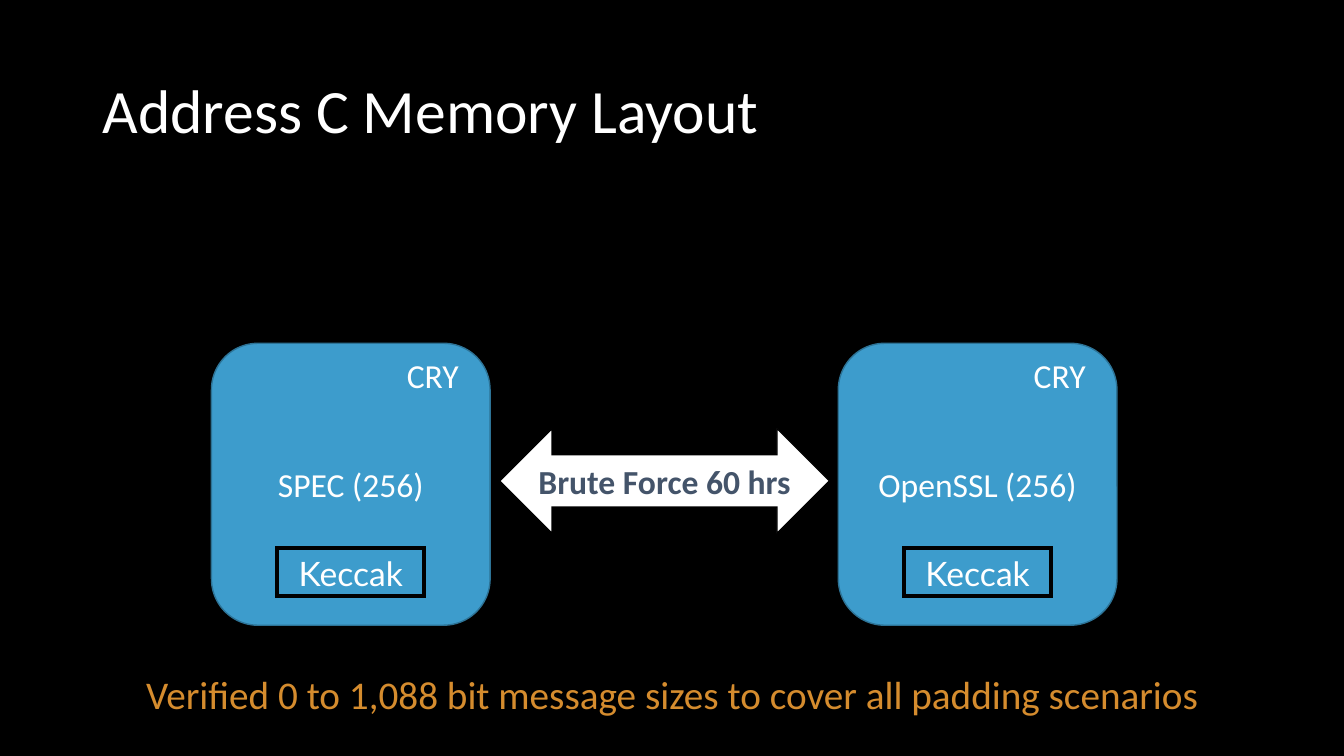
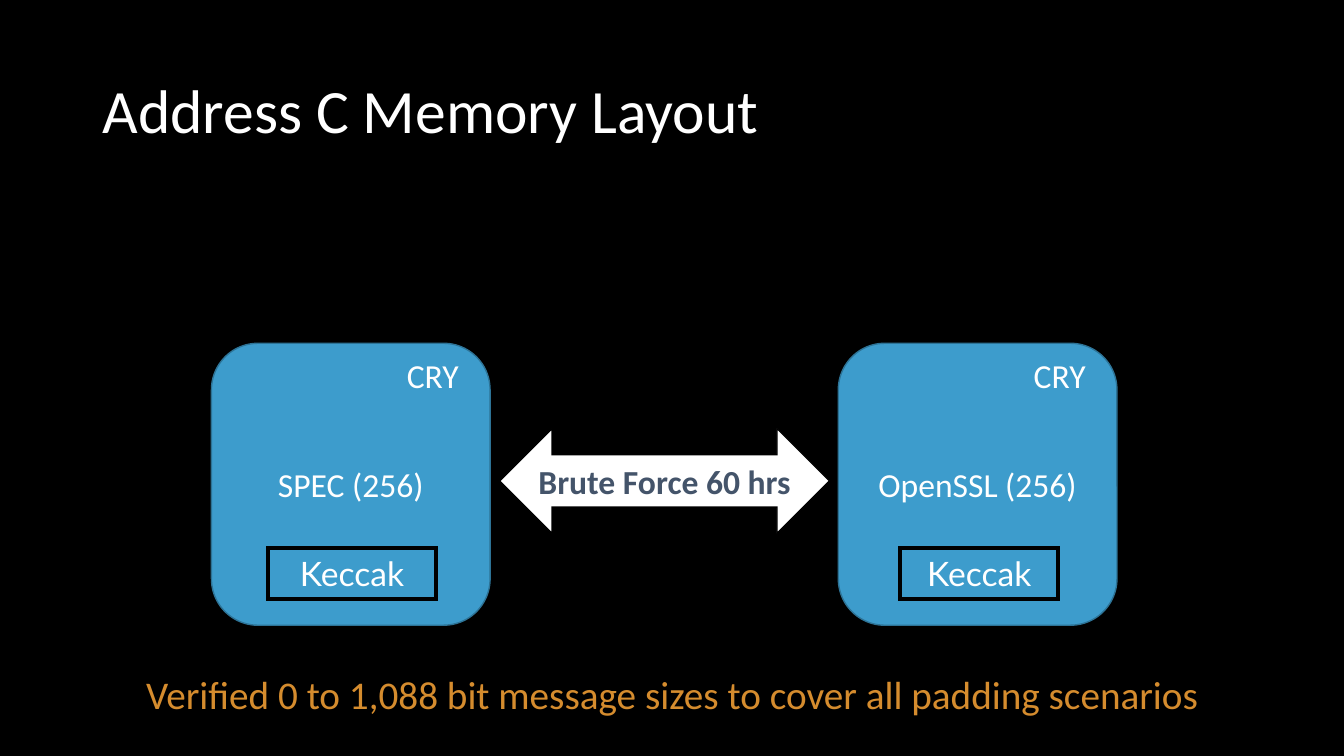
Before and after one commit to ericmercer/sha3-verification, a slide deck: slide 16 of presentation/SPIN2022.pptx. Drawn at 1344x756 pixels with LibreOffice and Linux fonts; fonts in the diff are those of the drawing. Boxes give left, top, right and bottom in pixels: in the first picture for what was removed or moved away, otherwise in the second. Text is boxed around its words. In the diff, an @@ line names an element or a change of style, - is before the commit and + after.

```diff
--- a/presentation/SPIN2022.pptx
+++ b/presentation/SPIN2022.pptx
@@ rectangle "Keccak": place and size @@
-rectangle "Keccak" at bbox=[277, 548, 424, 596]
+rectangle "Keccak" at bbox=[268, 548, 437, 599]
@@ rectangle "Keccak": place and size @@
-rectangle "Keccak" at bbox=[904, 548, 1052, 596]
+rectangle "Keccak" at bbox=[900, 548, 1059, 599]
```
Also in this commit, not shown: 9 other slides changed.
